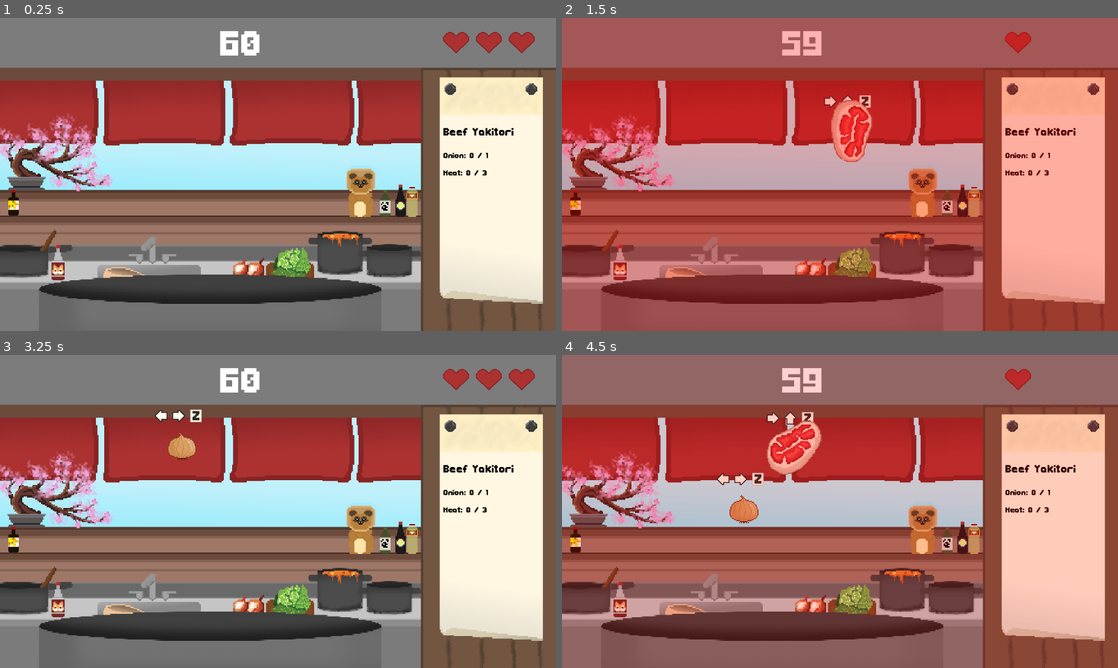
Above: before the commit, frames 1-4 (two rows, left to right).
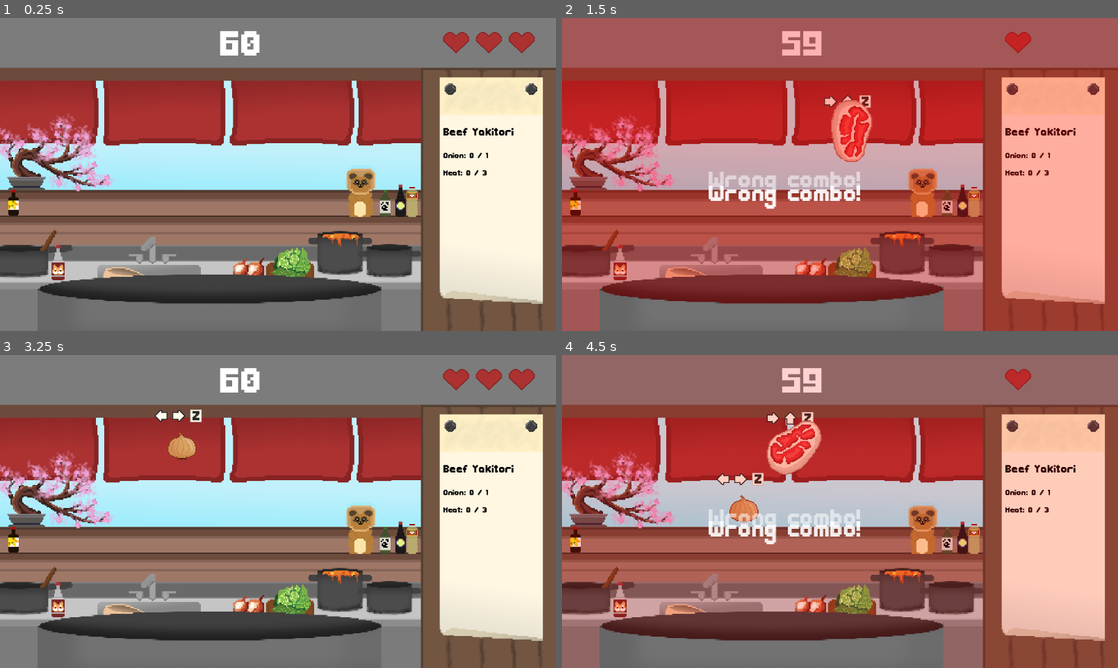
Above: after the commit, the same moments.

Repository: Ang-aq/Cook-or-Cooked
Game: Godot game, scene res://Scenes/main.tscn
Same seed, same stepped clock (60 frames per second), same inputs: the game is played once before the commit and once after it. This scene is started directly instead of the project's main scene. Sound files missing from this copy of the repository are replaced by a short silence.
Inputs (mouse positions are in pixels of both pictures, inside the frame that each line leads up to):
- Up to frame 1 (0.25 s): no input
- Up to frame 2 (1.5 s): tap Enter (ui_accept) at 0.5, 0.77 s; move the mouse to (962, 158) at 0.52 s; hold Right (joystickRight) 0.53-1.28 s; hold Z (joystickStart) 0.53-1.28 s; click (962, 158) at 0.67 s; move the mouse to (728, 190) at 1.27 s; hold Down (joystickDown) from 1.28 s (still down); tap Z (joystickStart) at 1.35 s
- Up to frame 3 (3.25 s): tap Enter (ui_accept) at 1.52 s; move the mouse to (333, 442) at 2.02 s; release Down (joystickDown) at 2.03 s; hold Right (joystickRight) 2.03-2.75 s; hold Z (joystickStart) 2.03-2.75 s; click "Try Again?" at 2.75 s
- Up to frame 4 (4.5 s): move the mouse to (812, 574) at 3.52 s; hold Up (joystickUp) 3.53-4.28 s; tap Z (joystickStart) at 3.6 s; click (812, 574) at 3.67 s; tap Enter (ui_accept) at 3.77 s; move the mouse to (1006, 558) at 4.27 s; hold Left (joystickLeft) from 4.28 s (still down); hold Z (joystickStart) from 4.28 s (still down)

The runs differ from the first frame. In frame 1, 0.1% of the frame differs, in the area x 6-69%, y 85-92%; in frame 2, 7.6%, in the area x 6-69%, y 49-100%; in frame 3, 0.1%; in frame 4, 7.4%.

Commit message:
quality of life features

Diff:
--- a/Scenes/main.gd
+++ b/Scenes/main.gd
@@ -4,6 +4,7 @@
 # Nodes / Scenes
 # -----------------------
 @onready var ingredient_scene: PackedScene = preload("res://Scenes/Ingredients/Ingredients.tscn")
+@onready var text_popup_scene: PackedScene = preload("res://Scenes/text_popup.tscn")
 @onready var player_input: Node = $PlayerInput
 @onready var ingredient_container: Node2D = $IngredientContainer
 @onready var checklist_ui: Control = $Checklist
@@ -118,12 +119,27 @@
 	_update_combo_ui()
 	_update_hearts_ui()
 	MusicManager.play_sfx("wrong")
-	# Red flash overlay
+
+	# --- TEXT POPUP ---
+	var popup_pos: Vector2
+	if is_instance_valid(pot_node):
+		popup_pos = pot_node.global_position + Vector2(0, -60)
+	else:
+		# fallback: screen center
+		popup_pos = get_viewport().get_visible_rect().size * 0.5
+
+	_spawn_text_popup(reason, popup_pos)
+
+	# --- DAMAGE FLASH ---
 	if damage_flash:
 		damage_flash.visible = true
-		damage_flash.color = Color(1, 0, 0, 0.6)  # semi-transparent red
+		damage_flash.color = Color(1, 0, 0, 0.6)
+
 		var tween := create_tween()
-		tween.tween_property(damage_flash, "color:a", 0.0, 0.4).set_trans(Tween.TRANS_SINE).set_ease(Tween.EASE_OUT)
+		tween.tween_property(damage_flash, "color:a", 0.0, 0.4) \
+			.set_trans(Tween.TRANS_SINE) \
+			.set_ease(Tween.EASE_OUT)
+
 		tween.finished.connect(func():
 			damage_flash.visible = false
 		)
@@ -138,6 +154,12 @@
 		combo_label.text = "%dx Combo!" % combo
 	else:
 		combo_label.text = ""
+
+func _spawn_text_popup(msg: String, world_pos: Vector2) -> void:
+	var popup := text_popup_scene.instantiate()
+	add_child(popup)  # Put it inside your UI layer
+	popup.position = Vector2(290, 290) # wherever in UI coords
+	popup.show_text(msg)
 
 # -----------------------
 # Load / start level (make behavior similar to old working script)
@@ -151,6 +173,8 @@
 
 	# Clear old ingredient nodes
 	for child in ingredient_container.get_children():
+		if child == pot_node:
+			continue
 		child.queue_free()
 
 	# Clear old boss if present
@@ -317,12 +341,6 @@
 	var speed_multiplier := 0.7 + (level_index * 0.20)  # +15% speed per level
 	ing.speed = base_speed * speed_multiplier
 
-	# Pot
-	if is_instance_valid(pot_node):
-		ing.pot = pot_node
-	if ing.has_method("_update_z_index"):
-		ing._update_z_index()
-
 	# Assign combo array & ingredient name
 	var combo_arr: Array = []
 	if required_ingredients.has(ingredient_name) and required_ingredients[ingredient_name].has("combo"):
@@ -351,12 +369,12 @@
 	if not required_ingredients.has(ingredient_name):
 		return
 
-	# Get required and current counts
 	var req_count: int = int(required_ingredients[ingredient_name]["count"])
 	var cur_count: int = collected_counts.get(ingredient_name, 0)
 
-	# Don’t allow duplicates after requirement is met
+	# Too many of this ingredient -> lose heart
 	if cur_count >= req_count:
+		_lose_heart("You put too many %ss!" % ingredient_name)
 		return
 
 	# Update collected count
@@ -371,11 +389,6 @@
 		_on_dish_completed()
 
 func _on_sequence_submitted(sequence: Array) -> void:
-	# IGNORE input while the dish-complete overlay is active
-	if dish_completed:
-		print("DEBUG: Ignored sequence because dish UI is active:", sequence)
-		return
-
 	var clean_sequence := sequence.duplicate()
 	var dish := LevelManager.get_current_dish()
 	var is_boss: bool = dish.get("is_boss", false)
@@ -414,18 +427,14 @@
 			player_input.input_buffer.clear()
 		return
 
-	print("DEBUG: submitted sequence:", sequence)
-
-	# --- 4) Ingredient matching ---
+	# --- 4) Ingredient matching (topmost first) ---
 	var matched: bool = false
-
-	for ing_node in ingredient_container.get_children():
+	for i in range(ingredient_container.get_child_count() - 1, -1, -1):
+		var ing_node = ingredient_container.get_child(i)
 		if not is_instance_valid(ing_node):
 			continue
 		var ing = ing_node as Ingredient
-		if ing == null:
-			continue
-		if ing.is_chopped:
+		if ing == null or ing.is_chopped:
 			continue
 
 		var name: String = ing.ingredient_name
@@ -434,32 +443,43 @@
 
 		var req_count: int = int(required_ingredients[name]["count"])
 		var cur_count: int = collected_counts.get(name, 0)
+
+		# Too many of this ingredient → penalize
 		if cur_count >= req_count:
+			if clean_sequence.size() == ing.combo.size():
+				var would_equal := true
+				for j in range(clean_sequence.size()):
+					if str(clean_sequence[j]) != str(ing.combo[j]):
+						would_equal = false
+						break
+				if would_equal:
+					_lose_heart("You put too many %ss!" % name)
+					matched = true
+					break
 			continue
 
+		# Check for exact combo match
 		if clean_sequence.size() != ing.combo.size():
 			continue
 
 		var equal := true
-		for i in range(clean_sequence.size()):
-			if str(clean_sequence[i]) != str(ing.combo[i]):
+		for j in range(clean_sequence.size()):
+			if str(clean_sequence[j]) != str(ing.combo[j]):
 				equal = false
 				break
 
 		if equal:
 			matched = true
 			ing.play_slash_sequence(clean_sequence)
-
 			if not ing.is_connected("chop_completed", Callable(self, "_on_ingredient_chopped")):
 				ing.connect("chop_completed", Callable(self, "_on_ingredient_chopped"))
-
 			combo += 1
 			if combo > highest_combo:
 				highest_combo = combo
 			_update_combo_ui()
 			break
 
-	# --- 5) Wrong combo handling (normal levels) ---
+	# --- 5) Wrong combo handling ---
 	if not matched:
 		_lose_heart("Wrong combo!")
 
--- /dev/null
+++ b/Scenes/text_popup.gd
@@ -0,0 +1,28 @@
+extends Node2D
+
+@onready var label: Label = $Label
+
+@export var rise: float = 50.0
+@export var duration: float = 2
+@export var start_scale: float = 2.0
+@export var end_scale: float = 2.0
+@export var z_top: int = 9999
+
+func show_text(t: String) -> void:
+	label.text = t
+	z_index = z_top
+	scale = Vector2.ONE * start_scale
+	modulate.a = 1.0
+
+
+	var tween := get_tree().create_tween()
+	tween.set_parallel(true)
+	# rise
+	tween.tween_property(self, "position:y", position.y - rise, duration).set_trans(Tween.TRANS_SINE).set_ease(Tween.EASE_OUT)
+	# fade
+	tween.tween_property(self, "modulate:a", 0.0, duration).set_trans(Tween.TRANS_LINEAR)
+	# optional scale
+	if end_scale != start_scale:
+		tween.tween_property(self, "scale", Vector2.ONE * end_scale, duration).set_trans(Tween.TRANS_SINE).set_ease(Tween.EASE_OUT)
+
+	tween.finished.connect(queue_free)
--- /dev/null
+++ b/Scenes/text_popup.tscn
@@ -0,0 +1,17 @@
+[gd_scene load_steps=3 format=3 uid="uid://3rlig81gds6s"]
+
+[ext_resource type="Script" uid="uid://fs6iqpduyifn" path="res://Scenes/text_popup.gd" id="1_ciy5l"]
+[ext_resource type="Theme" uid="uid://c635akg4yparb" path="res://Fonts/GameTheme.tres" id="2_13xjx"]
+
+[node name="TextPopup" type="Node2D"]
+script = ExtResource("1_ciy5l")
+
+[node name="Label" type="Label" parent="."]
+offset_left = -253.0
+offset_top = 23.0
+offset_right = 427.0
+offset_bottom = 55.0
+pivot_offset = Vector2(20, 16.5)
+theme = ExtResource("2_13xjx")
+theme_override_font_sizes/font_size = 31
+horizontal_alignment = 1
Not shown, added: Scenes/text_popup.gd.uid
Binary file changed: Sprites/longarrow.png
